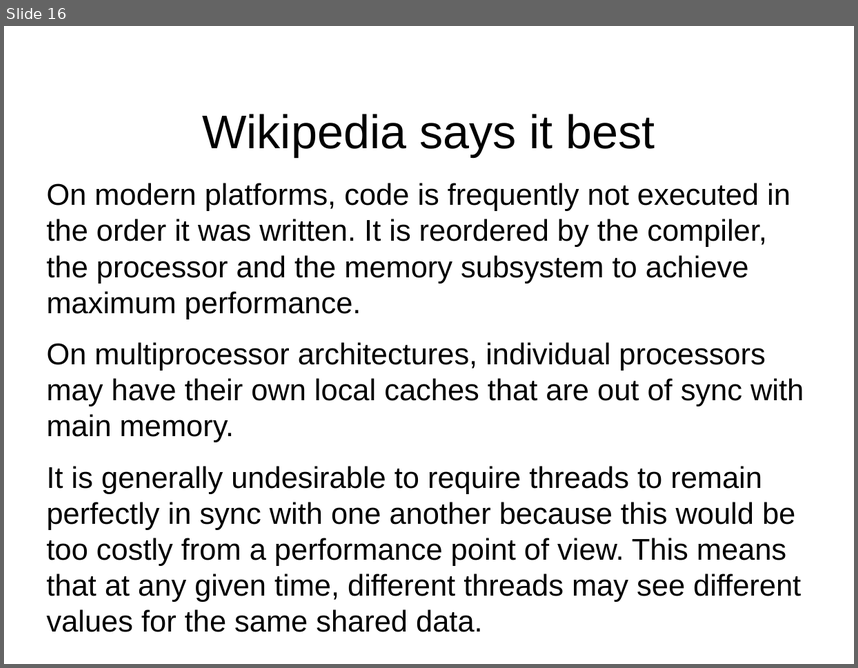
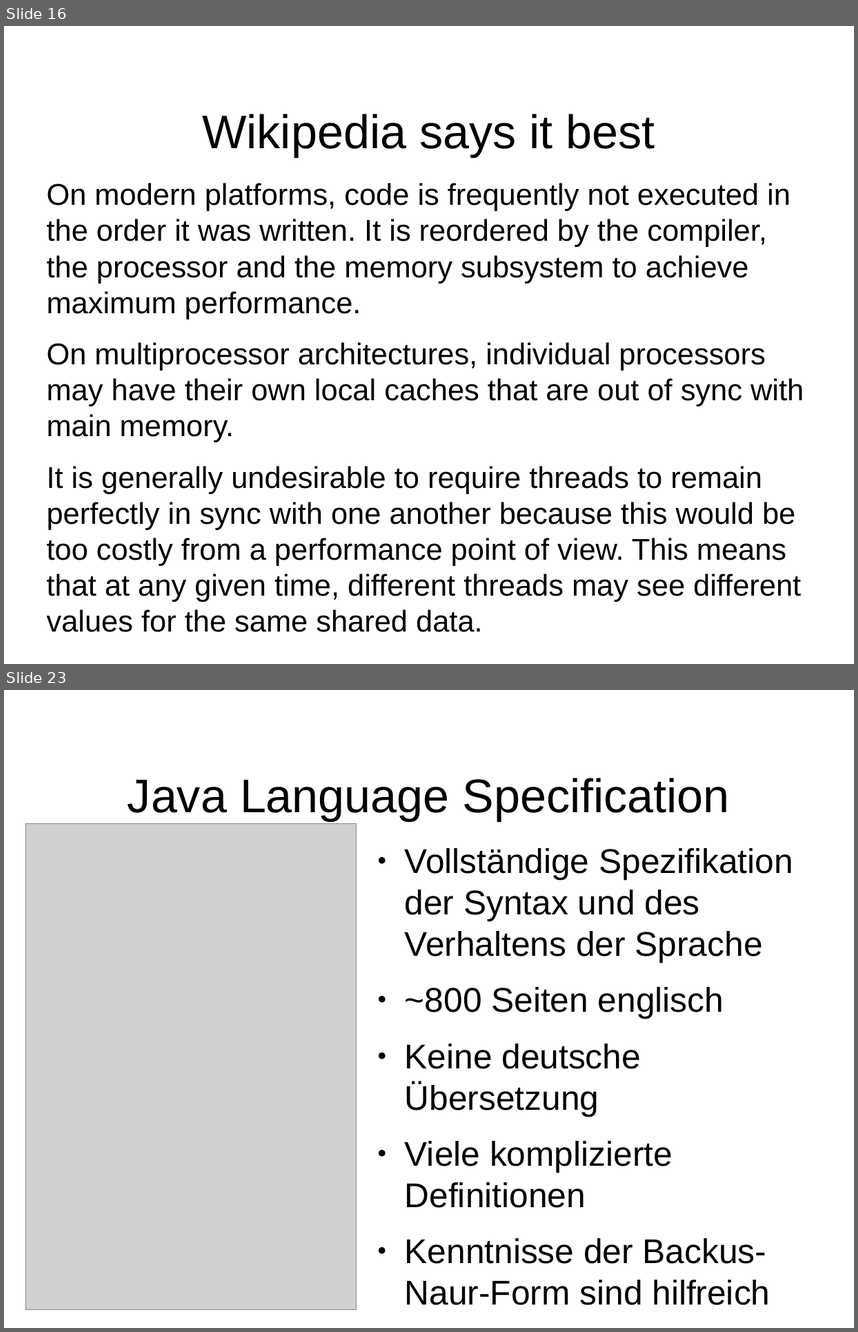
Before and after one commit to dlindner/vorlesung-se2-dhbw, a slide deck: added_2016/Java Memory Model.odp. Shown one above the other, each under a label of ours: slide 16 before the commit, slides 16 and 23 after it; the slides between them are not shown. The pictures are 858x668 and 858x1332 pixels, drawn with LibreOffice and Linux fonts; fonts in the diff are those of the drawing; grey boxes stand for pictures; background and template pictures are left out. Boxes give left, top, right and bottom in pixels: in the first picture for what was removed or moved away, otherwise in the second. Text is boxed around its words. In the diff, an @@ line names an element or a change of style, - is before the commit and + after.

```diff
--- a/added_2016/Java Memory Model.odp
+++ b/added_2016/Java Memory Model.odp
@@ slide 23 added at <box>4,690,854,1328</box>, background picture (left out) @@
@@ title added at <box>128,778,730,821</box>, 44 pt, text #000000 @@
+Java Language Specification
@@ picture added at <box>25,823,357,1310</box> @@
@@ text added at <box>405,848,793,1305</box>, 32 pt, text #000000 @@
+● Vollständige Spezifikation der Syntax und des Verhaltens der Sprache
+● ~800 Seiten englisch
+● Keine deutsche Übersetzung
+● Viele komplizierte Definitionen
+● Kenntnisse der Backus-Naur-Form sind hilfreich
```
Also in this commit, not shown: 19 other slides added.
